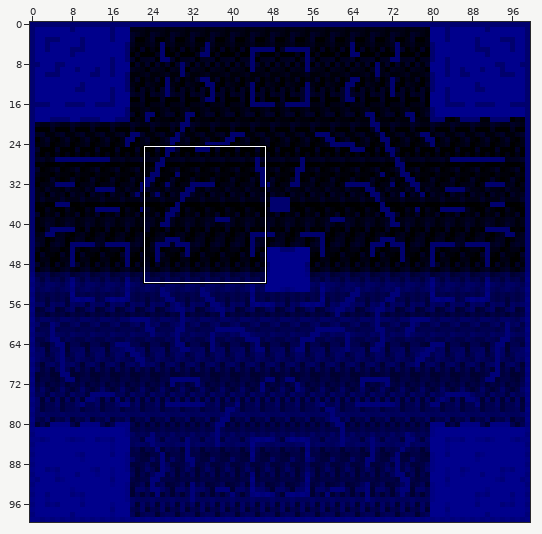
Sprite sheet: CapstoneProject/Assets/map.png. Above: a wide view before the commit, with the close-up outlined.
Close-up. As it was:
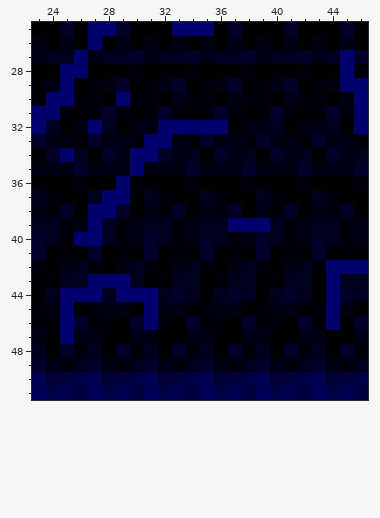
The file is 100x100 pixels. Shown: x 23..46, y 25..51. The commit also changed other parts of the picture, which this record leaves out.
The result:
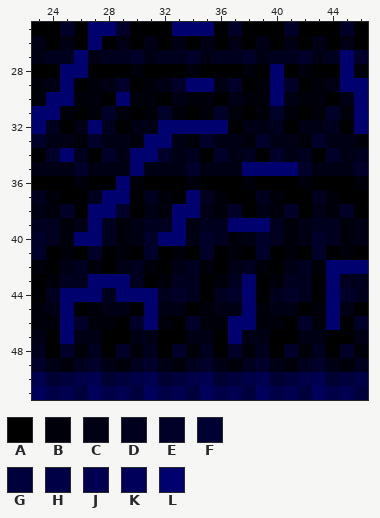
Palette (. is transparent): A #000000  B #00000a  C #000014  D #00001e  E #000028  F #000032  G #00003c  H #000046  J #000050  K #00005a  L #00006e
The edit:
y 28: x 40 A -> L
y 29: x 34..35 AB -> LL; x 40 C -> L
y 30: x 40 A -> L
y 35: x 38..41 ECCC -> LLLL
y 37: x 34 A -> L
y 38: x 33..34 EA -> LL
y 39: x 33 B -> L
y 40: x 32..33 DB -> LL
y 43..44: x 38 D -> L
y 45: x 38 A -> L
y 46: x 37..38 AE -> LL
y 47: x 37 A -> L
Changed places in both close-ups, as pixel boxes (x1, y1, x2, y2):
changed: (186, 64, 284, 106)
changed: (242, 162, 298, 176)
changed: (158, 190, 200, 246)
changed: (228, 274, 256, 344)
